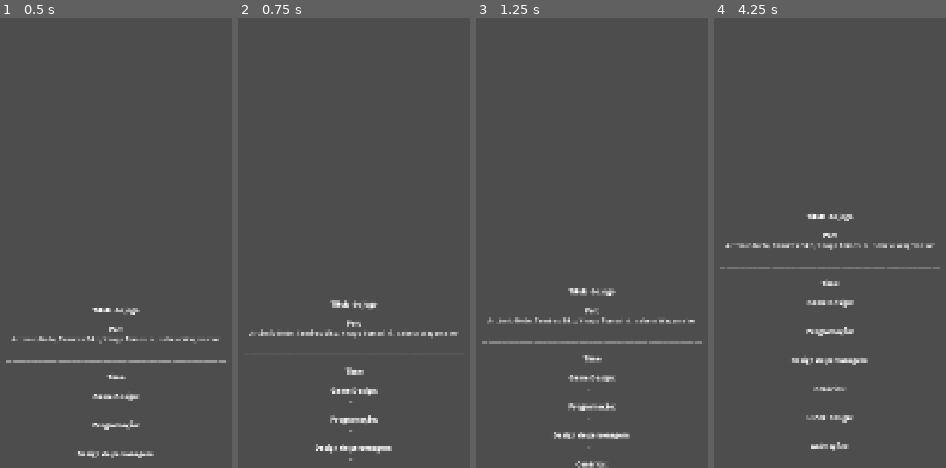
Above: before the commit, frames 1-4 (left to right).
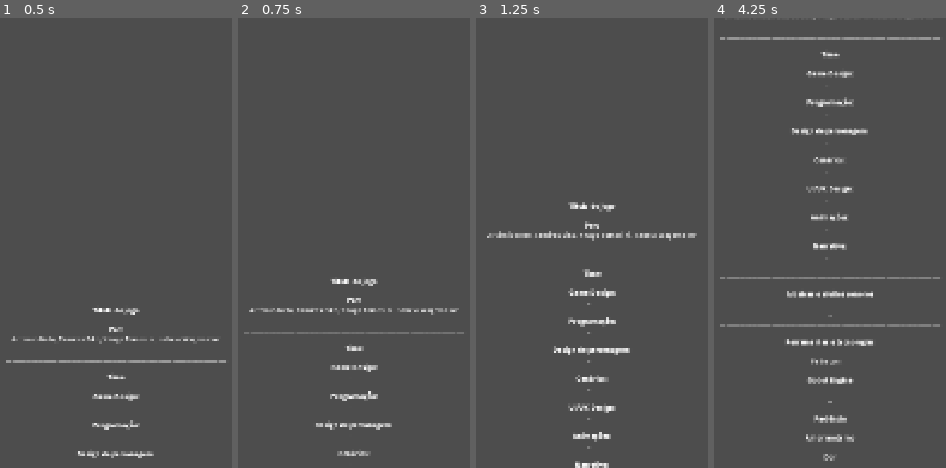
Above: after the commit, the same moments.

Repository: YhagoTomasini/Exlabers_Felpojam_026
Game: Godot game, scene res://Cenas/tela_creditos.tscn
Two runs of this game, one before a commit and one after it. Both use one fixed random seed, a clock stepped at 60 frames per second and the inputs below. This scene is started directly instead of the project's main scene.
Inputs (mouse positions are in pixels of both pictures, inside the frame that each line leads up to):
- Up to frame 1 (0.5 s): no input
- Up to frame 2 (0.75 s): move the mouse to (outside the picture) at 0.52 s; hold E (UI_move_right) from 0.53 s (still down); hold Up (ui_up) from 0.53 s (still down)
- Up to frame 3 (1.25 s): keep holding E (UI_move_right); keep holding Up (ui_up)
- Up to frame 4 (4.25 s): move the mouse to (outside the picture) at 1.27 s; release Up (ui_up) at 1.28 s; click (outside the picture) at 1.35 s; tap Up (ui_up) at 1.52, 1.55, 1.82, 2.3, 2.85, 3.02, 3.32 s; move the mouse to (908, 144) at 2.02 s; release E (UI_move_right) at 2.03 s; hold Q (UI_move_left) 2.03-2.78 s; hold Right mouse button (clickRight) 2.03-2.78 s; move the mouse to (790, 333) at 2.77 s; hold E (UI_move_right) from 2.78 s (still down); move the mouse to (outside the picture) at 3.52 s; hold Up (ui_up) from 3.53 s (still down); click (outside the picture) at 3.6 s

Frame 1 is identical in both runs. In frame 2, 3.7% of the frame differs, in the area x 2-98%, y 58-99%; in frame 3, 4.2%; in frame 4, 7.2%, in the area x 2-98%, y 0-99%.

Commit message:
atalização creditos

Diff:
--- a/felpojams-dos-exlabers/Codigos/tela_creditos.gd
+++ b/felpojams-dos-exlabers/Codigos/tela_creditos.gd
@@ -21,3 +21,9 @@
 		scroll_container.scroll_vertical += 1 * velo
 	elif !acabou:
 		fim()
+
+	if !acabou:
+		if Input.is_action_pressed("ui_up"):
+			velo = 6.0
+		else:
+			velo = 1.0
